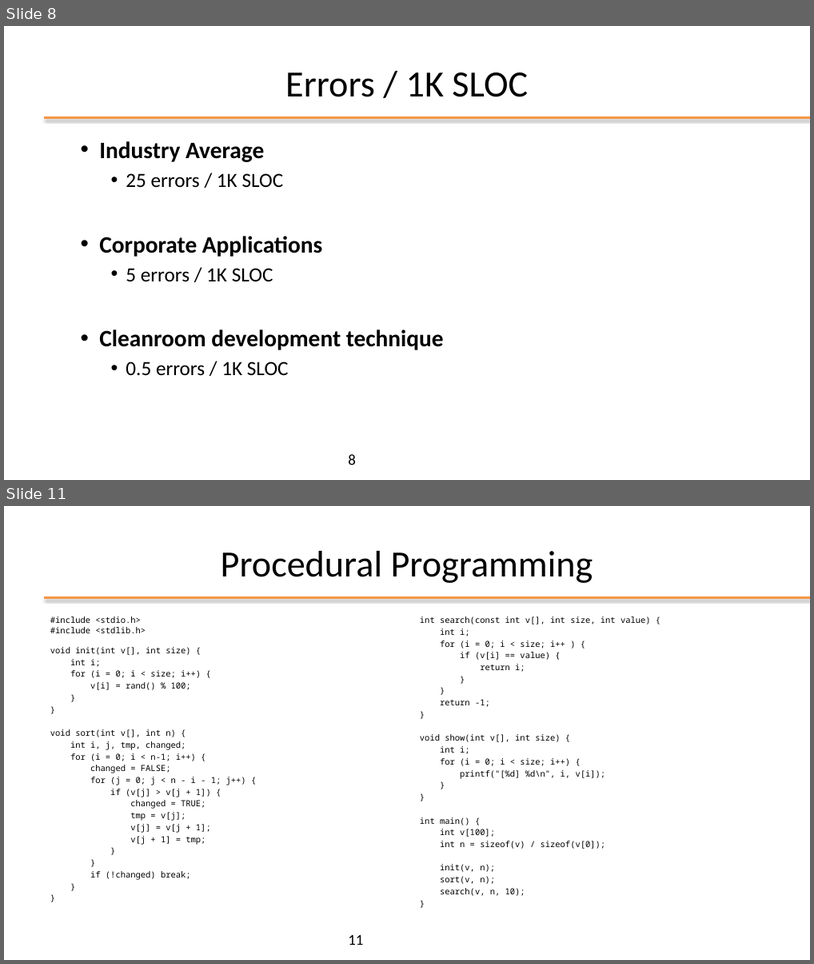
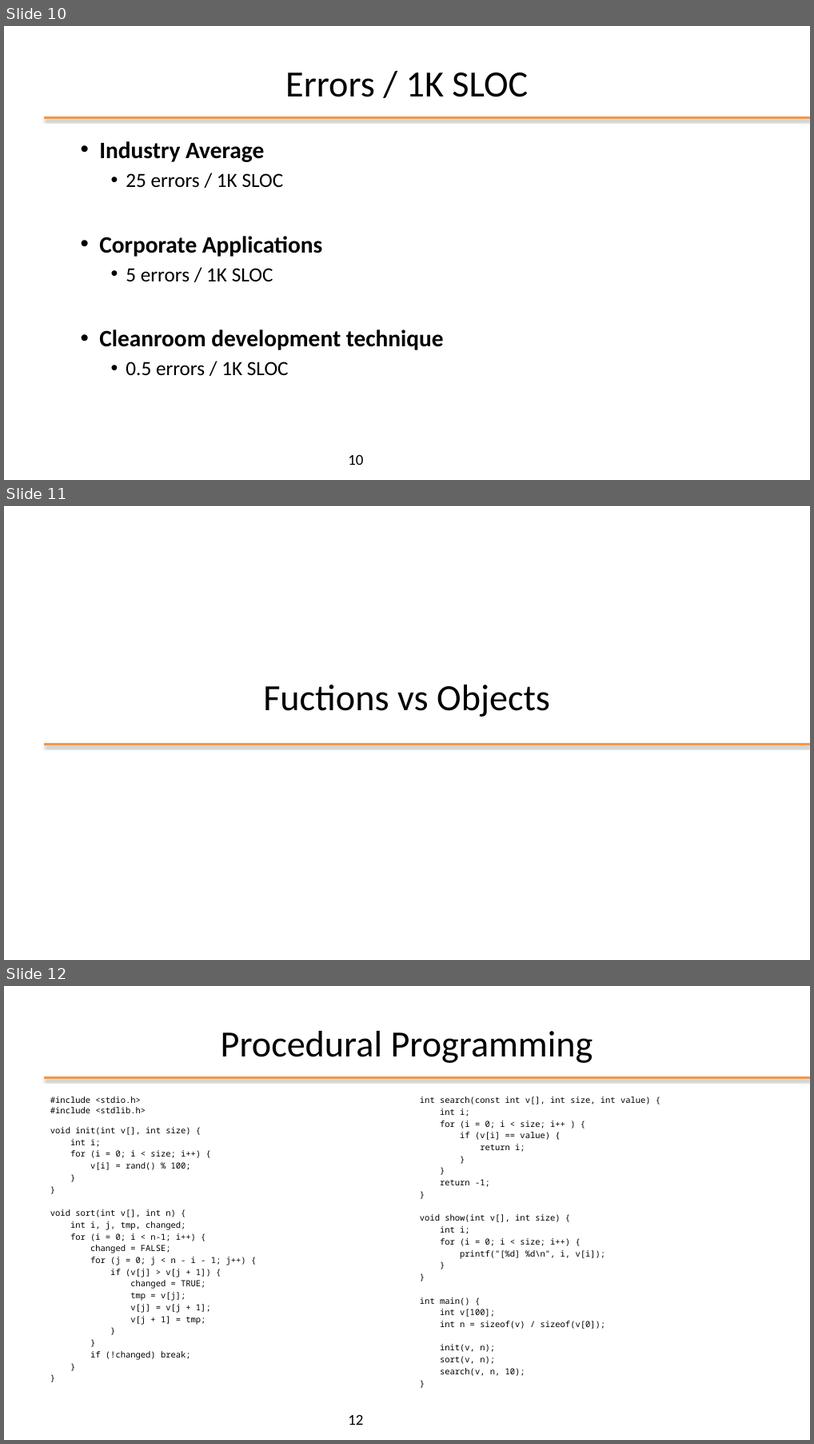
Before and after one commit to plctechnician/ooprogramming, a slide deck: java/slides/ppt/01 - Java From Functions to Objects.pptx. Shown one above the other, each under a label of ours: slides 8 and 11 before the commit, slides 10, 11 and 12 after it; the slides between them are not shown. The pictures are 814x964 and 814x1444 pixels, drawn with LibreOffice and Linux fonts; fonts in the diff are those of the drawing; background and template pictures are left out. Boxes give left, top, right and bottom in pixels: in the first picture for what was removed or moved away, otherwise in the second. Text is boxed around its words. In the diff, an @@ line names an element or a change of style, - is before the commit and + after.

```diff
--- a/java/slides/ppt/01 - Java From Functions to Objects.pptx
+++ b/java/slides/ppt/01 - Java From Functions to Objects.pptx
@@ slide 11 added at bbox=[4, 506, 810, 960], background #FFFFFF @@
@@ title added at bbox=[263, 684, 550, 716], 44 pt, text #000000 @@
+Fuctions vs Objects
@@ line added from (45, 744) to (810, 744), #F79646 3 pt @@
@@ what was slide 8 is now slide 10 @@
@@ page number at bbox=[348, 454, 363, 464]: text changed @@
-8
+10
@@ what was slide 11 is now slide 12 @@
@@ page number at bbox=[348, 1414, 363, 1424]: text changed @@
-11
+12
```
Also in this commit, not shown: 4 slides changed, 4 other slides added, 3 slides removed.
